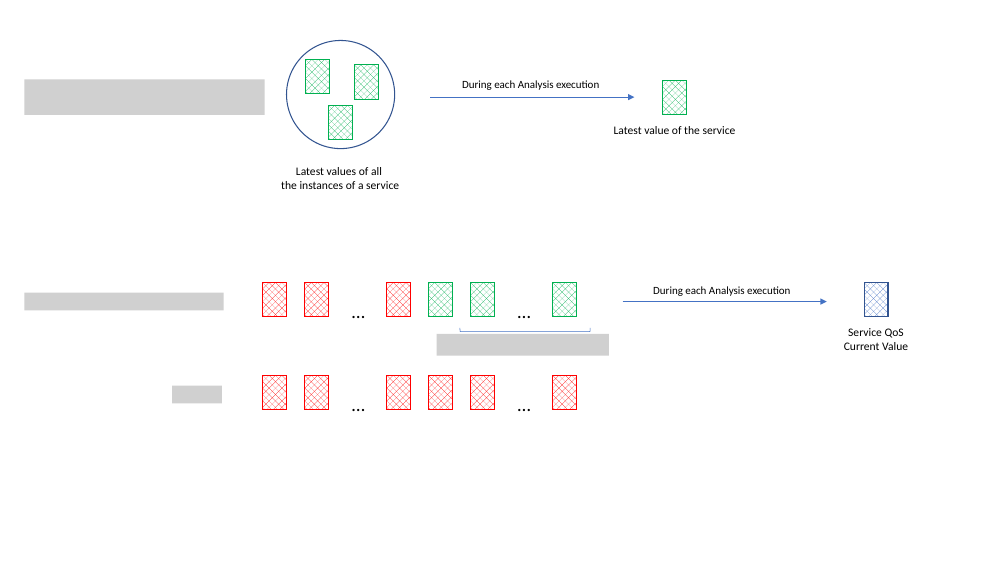
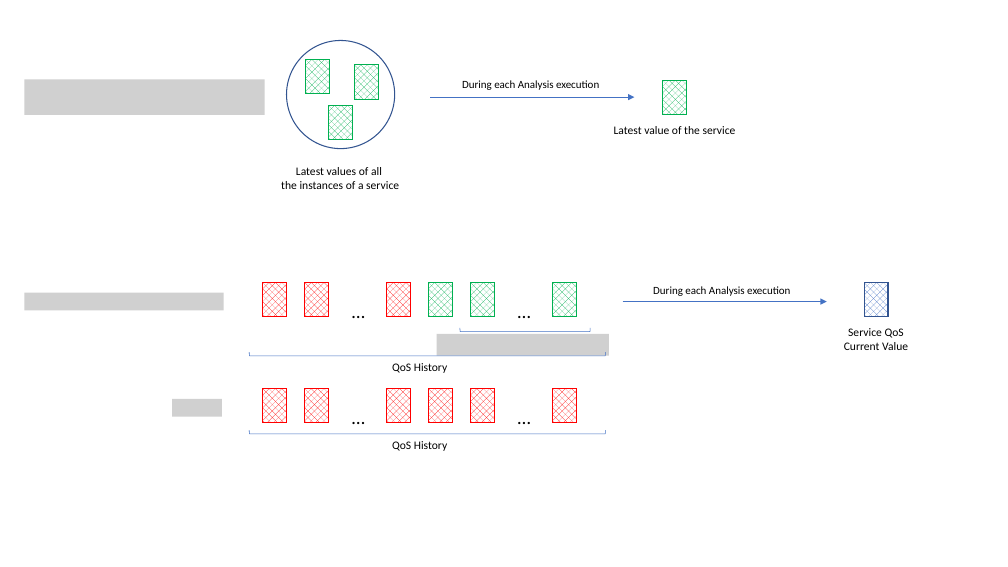
Before and after one commit to ramses-sas/ramses-sefa-SAS, a slide deck: slide 2 of documents/Managing System/MetricsAndQoS.pptx. Drawn at 1008x567 pixels with LibreOffice and Linux fonts; fonts in the diff are those of the drawing; grey boxes stand for pictures. Boxes give left, top, right and bottom in pixels: in the first picture for what was removed or moved away, otherwise in the second. Text is boxed around its words. In the diff, an @@ line names an element or a change of style, - is before the commit and + after.

```diff
--- a/documents/Managing System/MetricsAndQoS.pptx
+++ b/documents/Managing System/MetricsAndQoS.pptx
@@ left bracket added at [250,352,606,356], outline #4472C4 0.5 pt @@
@@ picture removed at [172,386,222,404] @@
@@ text added at [392,363,447,373], 11 pt, text #000000 @@
+QoS History
@@ picture added at [172,399,222,417] @@
@@ 6 rectangles, 2 texts: place and size @@
-6 rectangles, 2 texts at [263,376,577,419]
+6 rectangles, 2 texts at [263,389,577,433]
@@ left bracket added at [250,430,606,434], outline #4472C4 0.5 pt @@
@@ text added at [392,441,447,451], 11 pt, text #000000 @@
+QoS History
```
Also in this commit, not shown: 1 other slide changed.
